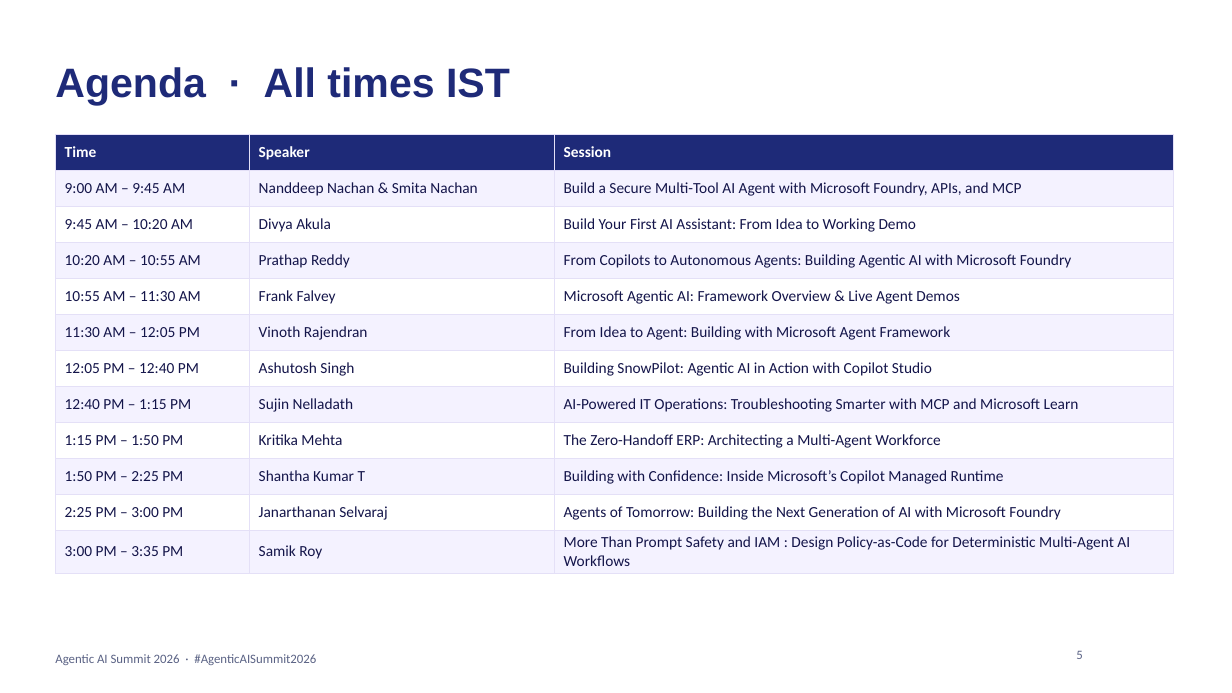
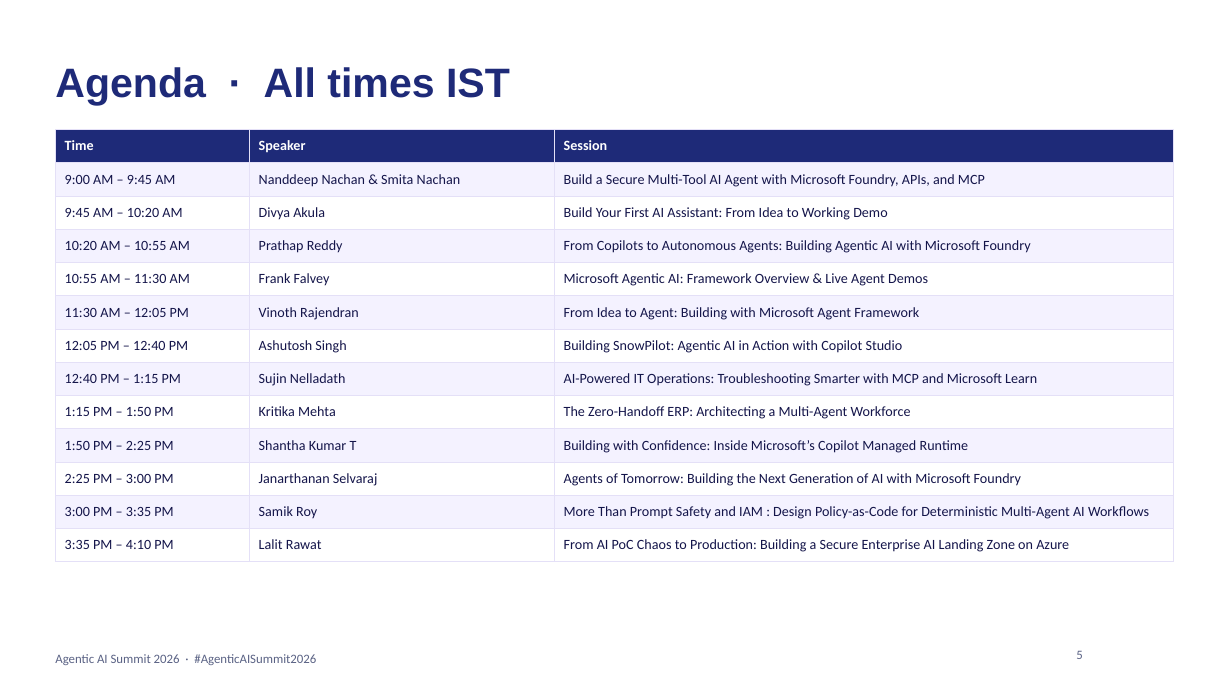
Before and after one commit to prathapm14/agentic-ai-summit-2026, a slide deck: slide 5 of slides/agentic-ai-summit-2026-host-deck.pptx. Drawn at 1232x693 pixels with LibreOffice and Linux fonts; fonts in the diff are those of the drawing; background and template pictures are left out. Boxes give left, top, right and bottom in pixels: in the first picture for what was removed or moved away, otherwise in the second. Text is boxed around its words. In the diff, an @@ line names an element or a change of style, - is before the commit and + after.

```diff
--- a/slides/agentic-ai-summit-2026-host-deck.pptx
+++ b/slides/agentic-ai-summit-2026-host-deck.pptx
@@ table at [55, 129, 1174, 556] @@
+row 13: 3:35 PM – 4:10 PM | Lalit Rawat | From AI PoC Chaos to Production: Building a Secure Enterprise AI Landing Zone on Azure
@@ table: place and size @@
-table at [55, 134, 1174, 570]
+table at [55, 129, 1174, 556]
```
Also in this commit, not shown: 13 other slides changed, 1 slide added, 15 other files.
